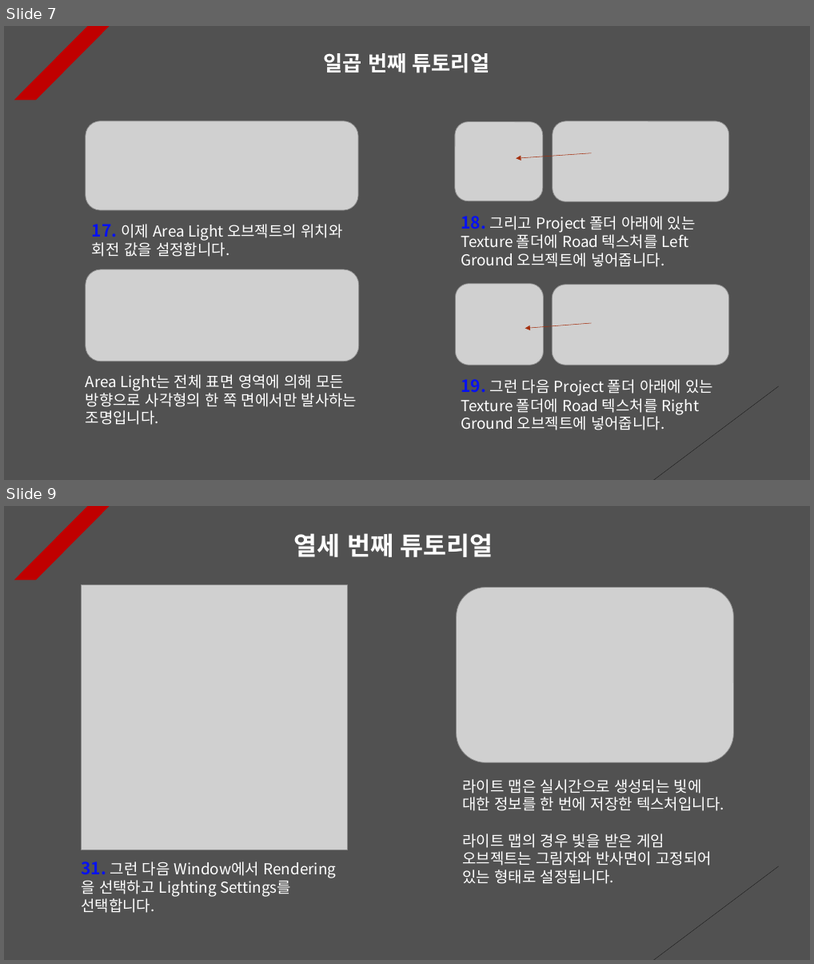
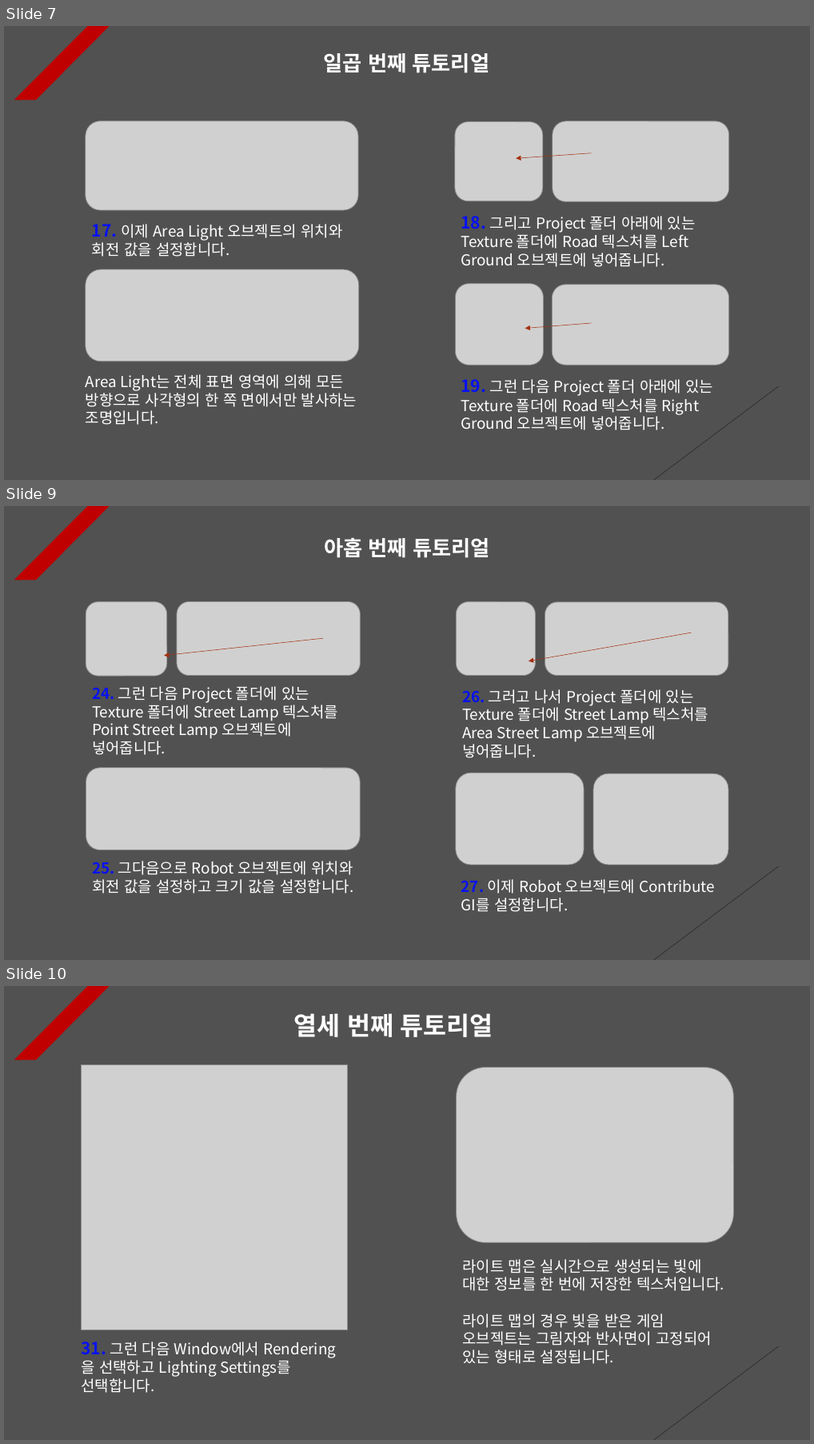
Before and after one commit to Unity2033/3D-UnityEngine, a slide deck: Assets/Class/Light/PPT Data/Light Example.pptx. Shown one above the other, each under a label of ours: slides 7 and 9 before the commit, slides 7, 9 and 10 after it; the slides between them are not shown. The pictures are 814x964 and 814x1444 pixels, drawn with LibreOffice and Linux fonts; fonts in the diff are those of the drawing; grey boxes stand for pictures. Boxes give left, top, right and bottom in pixels: in the first picture for what was removed or moved away, otherwise in the second. Text is boxed around its words. In the diff, an @@ line names an element or a change of style, - is before the commit and + after.

```diff
--- a/Assets/Class/Light/PPT Data/Light Example.pptx
+++ b/Assets/Class/Light/PPT Data/Light Example.pptx
@@ slide 9 added at (4,506,810,960), background #515151; not listed: 2 template elements that a slide beside it also shows @@
@@ text added at (324,538,490,558), 25 pt, text #FFFFFF, bold @@
+아홉 번째 튜토리얼
@@ picture added at (86,601,166,676) @@
@@ picture added at (177,601,360,676) @@
@@ picture added at (457,601,536,676) @@
@@ picture added at (546,602,729,676) @@
@@ arrow added from (323, 639) to (164, 656), #A5300F 0.5 pt dashed @@
@@ arrow added from (692, 632) to (529, 661), #A5300F 0.5 pt dashed @@
@@ text added at (92,686,338,755), 18 pt, text #FFFFFF @@
+24. 그런 다음 Project 폴더에 있는 Texture 폴더에 Street Lamp 텍스처를 Point Street Lamp 오브젝트에 넣어줍니다.
@@ text added at (462,689,710,758), 18 pt, text #FFFFFF @@
+26. 그러고 나서 Project 폴더에 있는 Texture 폴더에 Street Lamp 텍스처를 Area Street Lamp 오브젝트에 넣어줍니다.
@@ picture added at (86,768,360,850) @@
@@ picture added at (456,772,584,864) @@
@@ picture added at (594,773,729,864) @@
@@ text added at (92,860,354,893), 18 pt, text #FFFFFF @@
+25. 그다음으로 Robot 오브젝트에 위치와 회전 값을 설정하고 크기 값을 설정합니다.
@@ text added at (462,879,715,912), 18 pt, text #FFFFFF @@
+27. 이제 Robot 오브젝트에 Contribute GI를 설정합니다.
@@ what was slide 9 is now slide 10 @@
```
Also in this commit, not shown: 1 slide changed, 1 slide removed, 47 other files.
